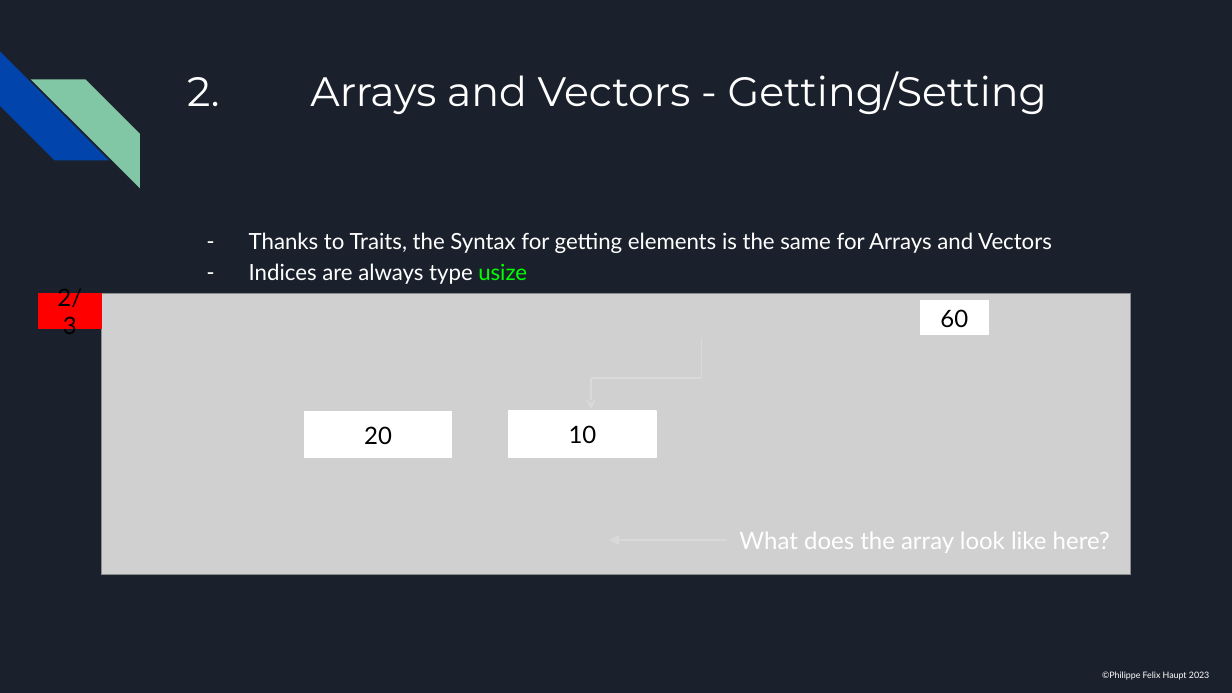
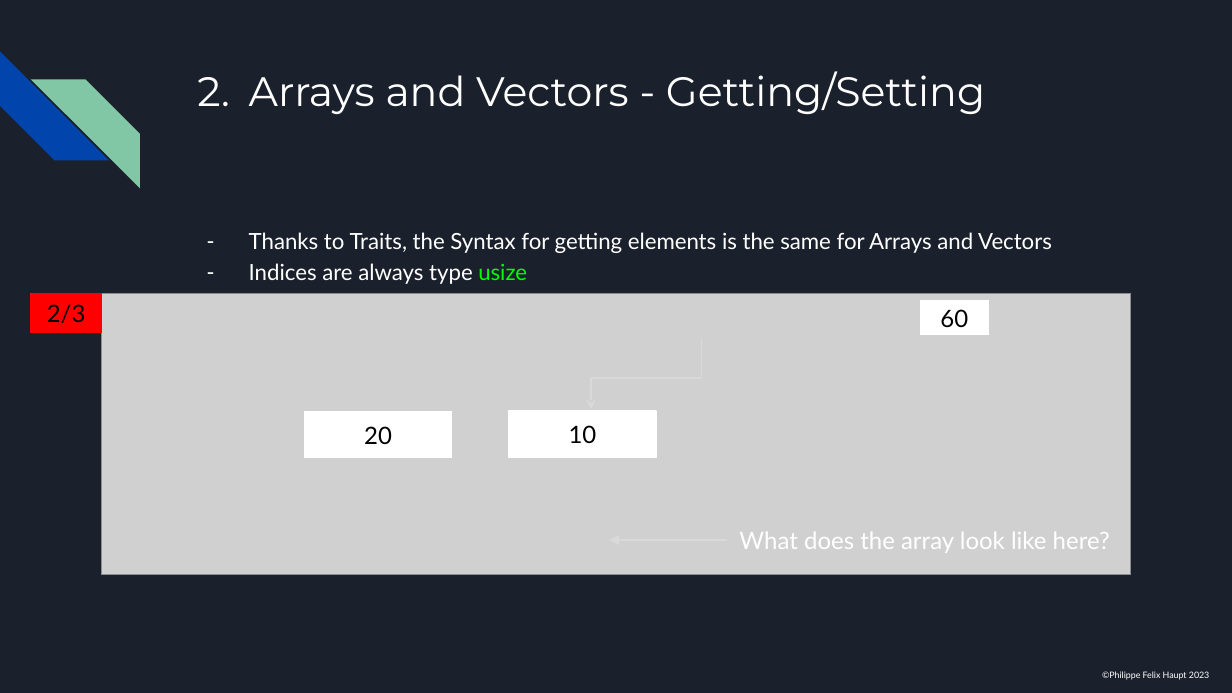
Before and after one commit to pfhaupt/progkurs, a slide deck: slide 94 of rust-beginner/session 03/03 - RUSTikales Rust for beginners.pptx. Drawn at 1232x693 pixels with LibreOffice and Linux fonts; fonts in the diff are those of the drawing; grey boxes stand for pictures. Boxes give left, top, right and bottom in pixels: in the first picture for what was removed or moved away, otherwise in the second. Text is boxed around its words. In the diff, an @@ line names an element or a change of style, - is before the commit and + after.

```diff
--- a/rust-beginner/session 03/03 - RUSTikales Rust for beginners.pptx
+++ b/rust-beginner/session 03/03 - RUSTikales Rust for beginners.pptx
@@ title at [249,71,985,114]: text changed @@
-2. Arrays and Vectors - Getting/Setting
+2. Arrays and Vectors - Getting/Setting
@@ rectangle "2/3": place and size @@
-rectangle "2/3" at [38,293,101,328]
+rectangle "2/3" at [31,293,101,333]
```
Also in this commit, not shown: 72 other slides changed.
